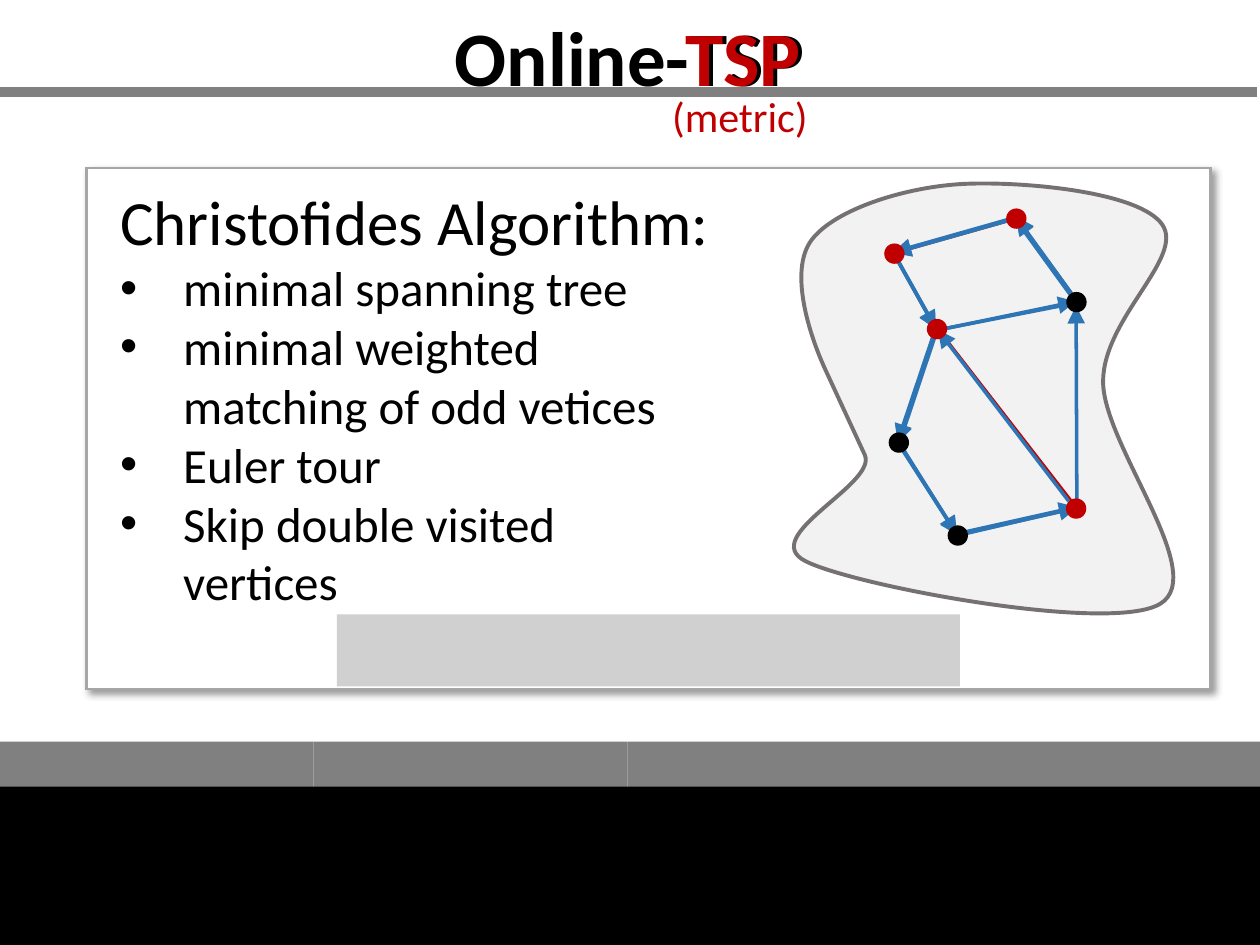
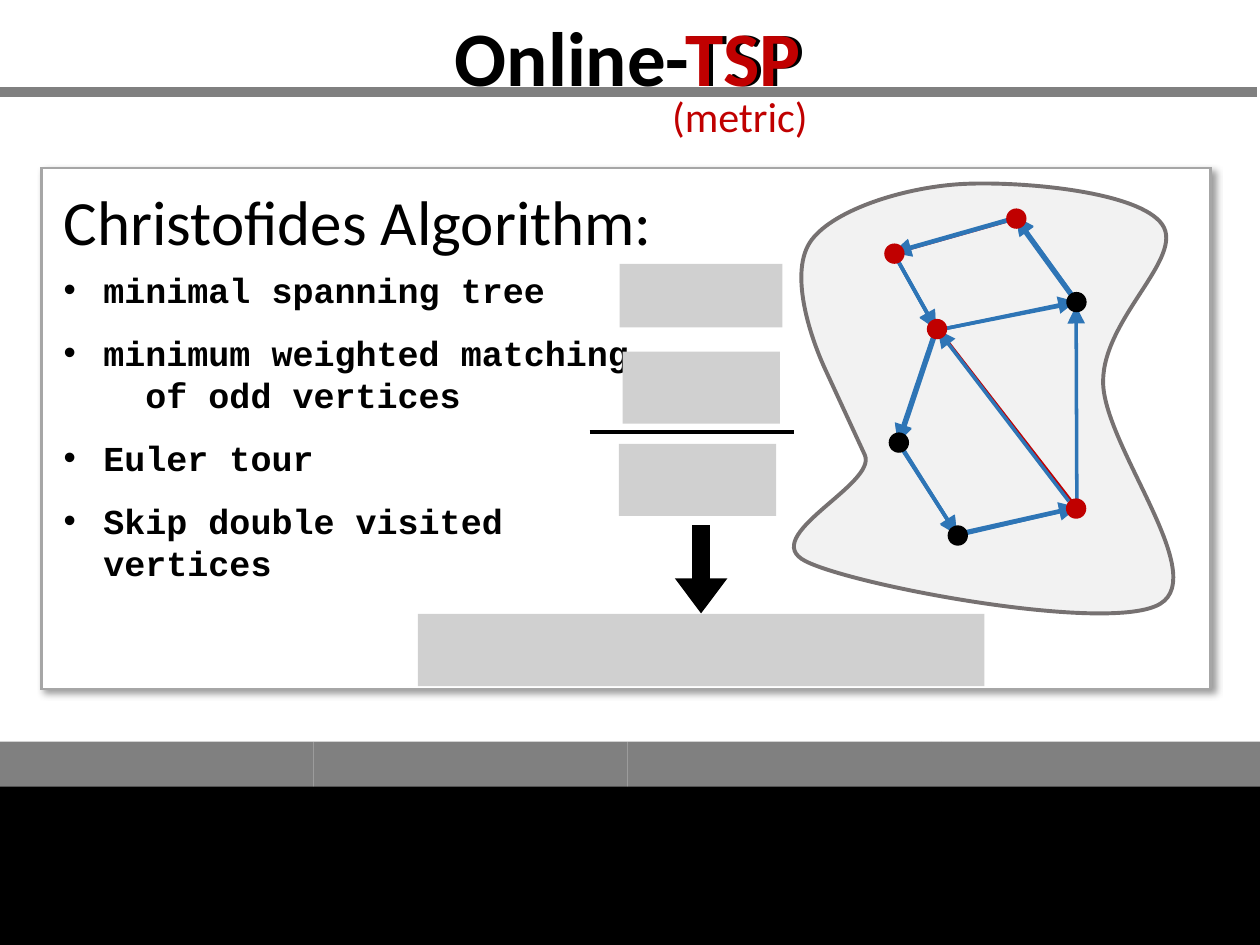
Before and after one commit to GraffL/talk-online-tsp, a slide deck: slide 3 of Präsentation43.pptx. Drawn at 1260x945 pixels with LibreOffice and Linux fonts; fonts in the diff are those of the drawing; grey boxes stand for pictures. Boxes give left, top, right and bottom in pixels: in the first picture for what was removed or moved away, otherwise in the second. Text is boxed around its words. In the diff, an @@ line names an element or a change of style, - is before the commit and + after.

Commit message:
Christofides Erklärung

```diff
--- a/Präsentation43.pptx
+++ b/Präsentation43.pptx
@@ rectangle: place and size @@
-rectangle at (87,168,1211,689)
+rectangle at (42,168,1211,689)
@@ text "Christofides Algorithm:": place and size @@
-text "Christofides Algorithm:" at (120,201,708,601)
+text "Christofides Algorithm:" at (64,201,652,577)
@@ picture added at (620,263,782,326) @@
@@ text at (103,278,545,577): size 28 to 20 pt, font Calibri to Courier New, bold on in "minimal spanning tree", "Euler tour", "Skip double visited vertices"; indent changed; more space between paragraphs @@
@@ text at (103,341,629,409): text changed; size 28 to 20 pt; font Calibri to Courier New; bold on @@
-• minimal weighted matching of odd vetices
+• minimum weighted matching of odd vertices
@@ picture added at (622,352,780,423) @@
@@ line added from (590, 432) to (794, 432), #000000 2.25 pt @@
@@ picture added at (619,444,776,515) @@
@@ arrow added from (701, 525) to (701, 614), #000000 10 pt @@
@@ picture: place and size @@
-picture at (336,615,960,687)
+picture at (418,614,985,685)
```
Also in this commit, not shown: 1 other slide changed.
